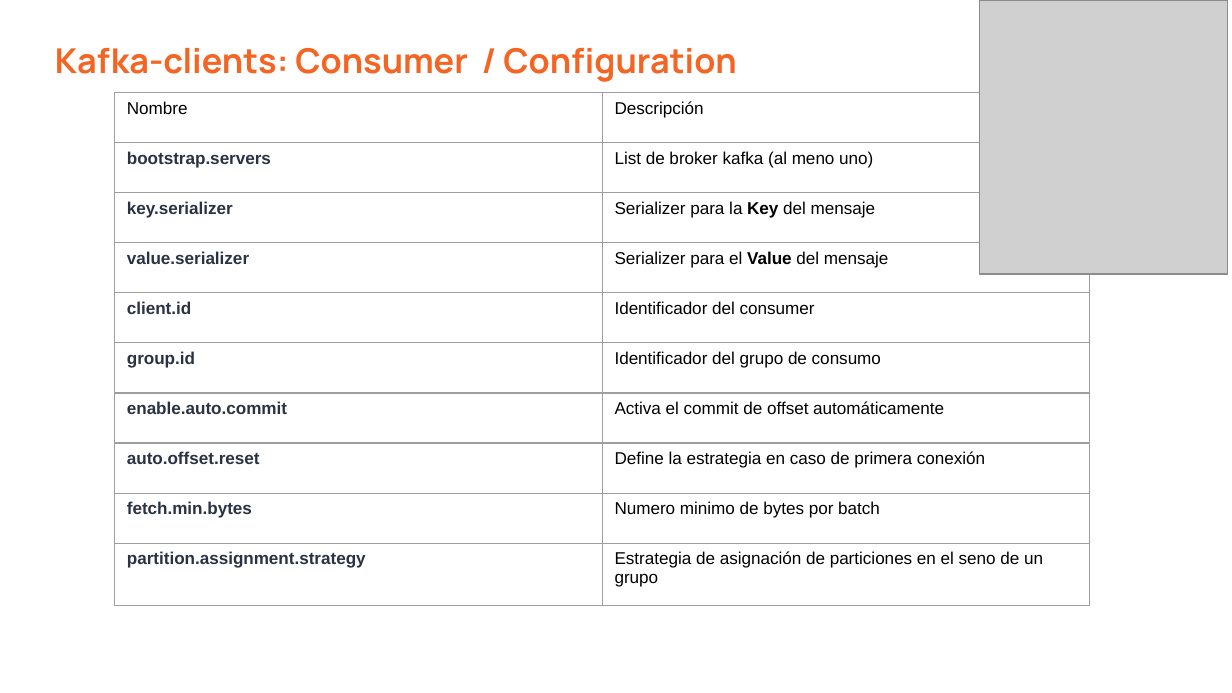
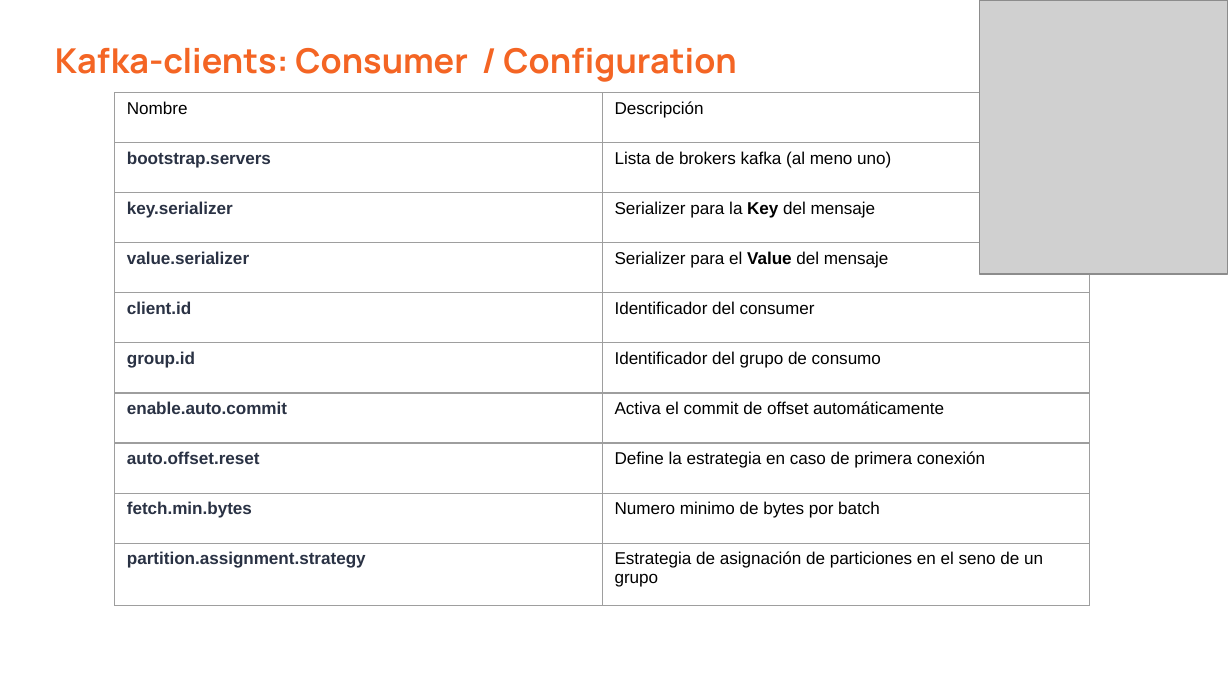
Before and after one commit to vass-engineering/101-kafka, a slide deck: slide 29 of docs/KafkaClients-Producer-Consumer.pptx. Drawn at 1232x693 pixels with LibreOffice and Linux fonts; fonts in the diff are those of the drawing; grey boxes stand for pictures. Boxes give left, top, right and bottom in pixels: in the first picture for what was removed or moved away, otherwise in the second. Text is boxed around its words. In the diff, an @@ line names an element or a change of style, - is before the commit and + after.

```diff
--- a/docs/KafkaClients-Producer-Consumer.pptx
+++ b/docs/KafkaClients-Producer-Consumer.pptx
@@ table at (115,92,1090,606) @@
-row 2, column 2: List de broker kafka (al meno uno)
+row 2, column 2: Lista de brokers kafka (al meno uno)
```
Also in this commit, not shown: 6 other slides changed.
